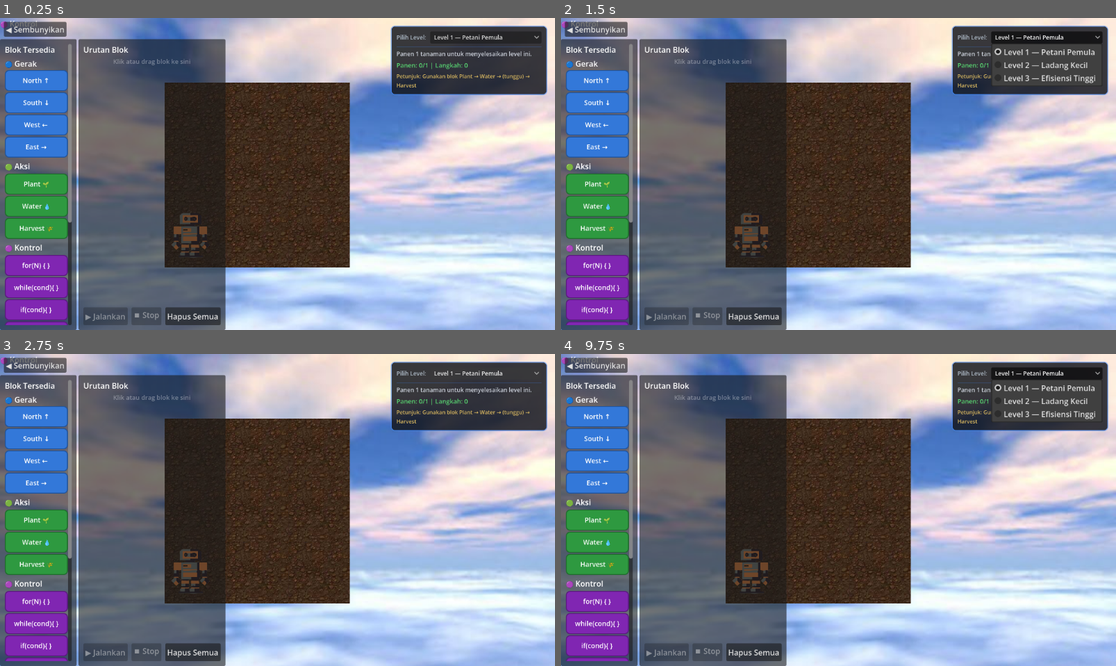
Above: before the commit, frames 1-4 (two rows, left to right).
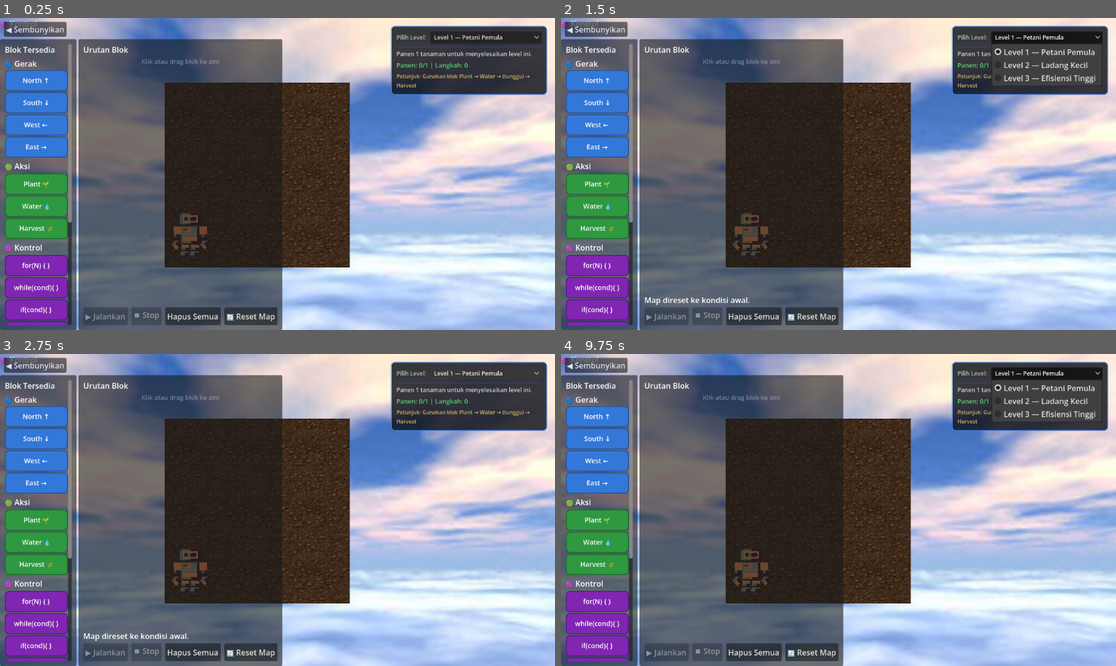
Above: after the commit, the same moments.

Repository: Kemas-Nayar/petani-gen-z
Game: Godot game, scene res://node_2d.tscn
The game is run twice, just before and just after one commit, with the same random seed, the same clock (stepped at 60 frames per second) and the same inputs.
Inputs (mouse positions are in pixels of both pictures, inside the frame that each line leads up to):
- Up to frame 1 (0.25 s): no input
- Up to frame 2 (1.5 s): click (810, 317) at 0.5 s, where only the run after the commit has a clickable "🔄 Reset Map"; click "Level 1 — Petani Pemula" at 1.25 s
- Up to frame 3 (2.75 s): click "Level 1 — Petani Pemula" at 2 s
- Up to frame 4 (9.75 s): click "◀ Sembunyikan" at 2.75 s; click "▶ Blok" at 3.5 s; click "Hapus Semua" at 4.25 s; click "◀ Sembunyikan" at 5 s; click "▶ Blok" at 5.75 s; click "Hapus Semua" at 6.5 s; click "◀ Sembunyikan" at 7.25 s; click "▶ Blok" at 8 s; click "Hapus Semua" at 8.75 s; click "Level 1 — Petani Pemula" at 9.5 s

The runs differ from the first frame. In frame 1, 5.7% of the frame differs, in the area x 20-51%, y 6-100%; in frame 2, 5.8%, in the area x 15-51%, y 6-100%; in frame 3, 5.8%; in frame 4, 5.7%.

Commit message:
tambah fitur

Diff:
--- a/Script/farm_manager.gd
+++ b/Script/farm_manager.gd
@@ -60,6 +60,14 @@
 		if finished_pos == grid_pos:
 			return
 
+# --- Public Reset ---
+
+func reset_map() -> void:
+	# Reset semua tile ke EMPTY dan update visual
+	for pos in tiles.keys():
+		tile_state_changed.emit(pos, FarmTile.State.EMPTY)
+	tiles.clear()
+
 # --- Internal ---
 
 func _get_or_create_tile(grid_pos: Vector2i) -> FarmTile:
--- a/block_sequence.gd
+++ b/block_sequence.gd
@@ -10,6 +10,7 @@
 @onready var run_button:     Button        = $MarginContainer/VBox/ButtonRow/RunButton
 @onready var stop_button:    Button        = $MarginContainer/VBox/ButtonRow/StopButton
 @onready var clear_button:   Button        = $MarginContainer/VBox/ButtonRow/ClearButton
+@onready var reset_map_button: Button      = $MarginContainer/VBox/ButtonRow/ResetMapButton
 @onready var status_label:   Label         = $MarginContainer/VBox/StatusLabel
 @onready var character: FarmCharacter = $"../../../CharacterBody2D"
 @onready var palette: PanelContainer      = $"../BlockPalette"
@@ -22,6 +23,7 @@
 	stop_button.pressed.connect(_on_stop_pressed)
 	stop_button.disabled = true
 	clear_button.pressed.connect(_on_clear_pressed)
+	reset_map_button.pressed.connect(_on_reset_map_pressed)
 
 	if palette.has_signal("block_selected"):
 		palette.block_selected.connect(_on_palette_block_selected)
@@ -64,8 +66,17 @@
 func _drop_data(at_position: Vector2, data: Variant) -> void:
 	if data.get("reorder", false):
 		var source_nodes: Array = data["source_nodes"]
-		var insert_index := _get_insert_index_for_list(at_position, source_nodes)
-		reorder_block_in_list(source_nodes, data["source_index"], insert_index)
+		if source_nodes == program:
+			# Reorder normal dalam program utama
+			var insert_index := _get_insert_index_for_list(at_position, program)
+			reorder_block_in_list(program, data["source_index"], insert_index)
+		else:
+			# Pindahkan dari children ke program utama
+			var block: BlockNode = source_nodes[data["source_index"]]
+			source_nodes.remove_at(data["source_index"])
+			var insert_index := _get_insert_index_for_list(at_position, program)
+			program.insert(clampi(insert_index, 0, program.size()), block)
+			_refresh_ui()
 	else:
 		var insert_index := _get_insert_index_for_list(at_position, program)
 		add_block_to_program(data["block_id"], insert_index)
@@ -88,7 +99,11 @@
 
 	var target_nodes: Array = target_row.get_meta("block_nodes")
 	if data.get("reorder", false):
-		return data["source_nodes"] == target_nodes
+		var source_nodes = data["source_nodes"]
+		if source_nodes == target_nodes:
+			return true  # Reorder dalam list yang sama
+		# Izinkan memindahkan dari nested (children) ke baris top-level
+		return target_nodes == program
 
 	if target_row.get_meta("depth", 0) > 0:
 		return false
@@ -108,10 +123,18 @@
 				return
 
 	if data.get("reorder", false):
-		if data["source_nodes"] != target_nodes:
-			return
-		var insert_index := _get_insert_index_before_row(at_position, target_row, target_nodes)
-		reorder_block_in_list(target_nodes, data["source_index"], insert_index)
+		var source_nodes: Array = data["source_nodes"]
+		if source_nodes == target_nodes:
+			# Reorder normal dalam list yang sama
+			var insert_index := _get_insert_index_before_row(at_position, target_row, target_nodes)
+			reorder_block_in_list(target_nodes, data["source_index"], insert_index)
+		elif target_nodes == program:
+			# Pindahkan dari children ke program utama
+			var block: BlockNode = source_nodes[data["source_index"]]
+			source_nodes.remove_at(data["source_index"])
+			var insert_index := _get_insert_index_before_row(at_position, target_row, program)
+			program.insert(clampi(insert_index, 0, program.size()), block)
+			_refresh_ui()
 	else:
 		var insert_index := _get_insert_index_before_row(at_position, target_row, program)
 		add_block_to_program(data["block_id"], insert_index)
@@ -550,3 +573,10 @@
 	program.clear()
 	_refresh_ui()
 	status_label.text = ""
+
+func _on_reset_map_pressed() -> void:
+	if executor.is_running:
+		return
+	FarmManager.reset_map()
+	LevelManager.reset_run()
+	status_label.text = "Map direset ke kondisi awal."
--- a/child_drop_zone.gd
+++ b/child_drop_zone.gd
@@ -12,4 +12,10 @@
 func _drop_data(_pos: Vector2, data: Variant) -> void:
 	var parent_block: BlockNode = get_meta("parent_block")
 	var sequence_ref = get_meta("sequence_ref")
+	# Jika blok berasal dari sequence (bukan palette), hapus dulu dari sumber
+	if data.get("reorder", false) and data.has("source_nodes") and data.has("source_index"):
+		var source_nodes: Array = data["source_nodes"]
+		var source_index: int = data["source_index"]
+		if source_index >= 0 and source_index < source_nodes.size():
+			source_nodes.remove_at(source_index)
 	sequence_ref.add_child_block(parent_block, data["block_id"])
--- a/node_2d.tscn
+++ b/node_2d.tscn
@@ -266,6 +266,10 @@
 layout_mode = 2
 text = "Hapus Semua"
 
+[node name="ResetMapButton" type="Button" parent="BlockUI/HBoxContainer/BlockSequence/MarginContainer/VBox/ButtonRow" unique_id=1234560001]
+layout_mode = 2
+text = "🔄 Reset Map"
+
 [node name="BlockUI_HBoxContainer_BlockPalette_MarginContainer_VBox#ControlSection" type="VBoxContainer" parent="." unique_id=1279330468]
 
 [node name="BlockUI_HBoxContainer_BlockPalette_MarginContainer_VBox_ControlSection#Label" type="Label" parent="." unique_id=1858132629]
